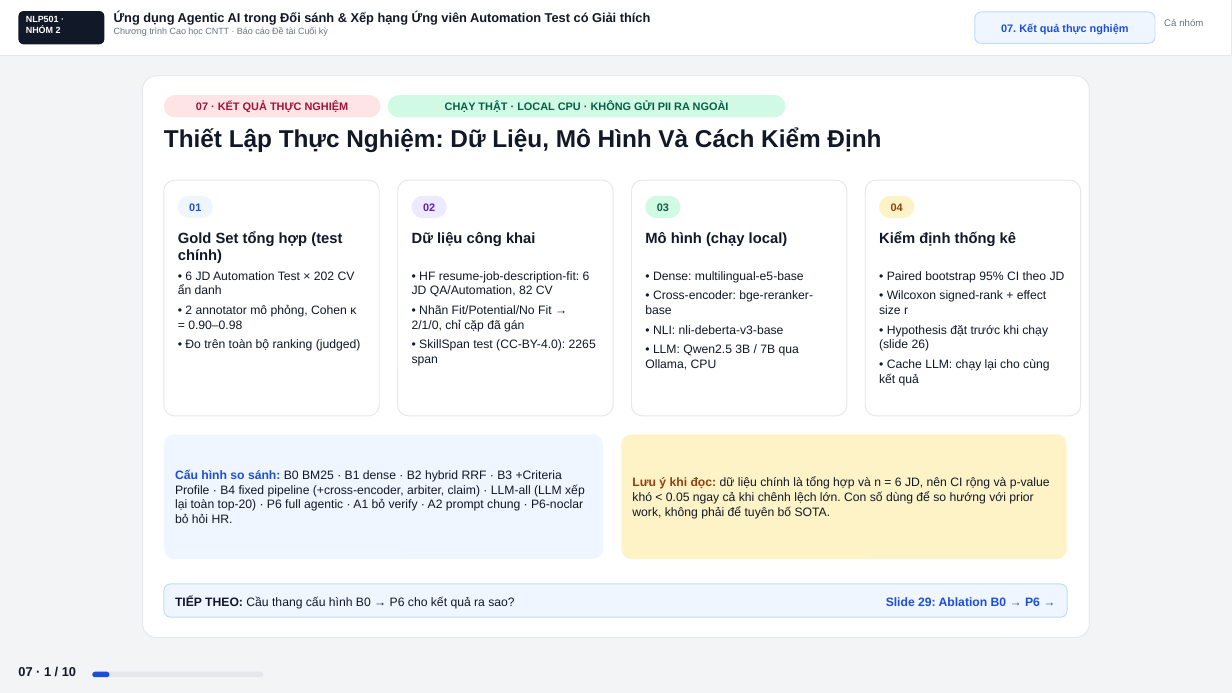
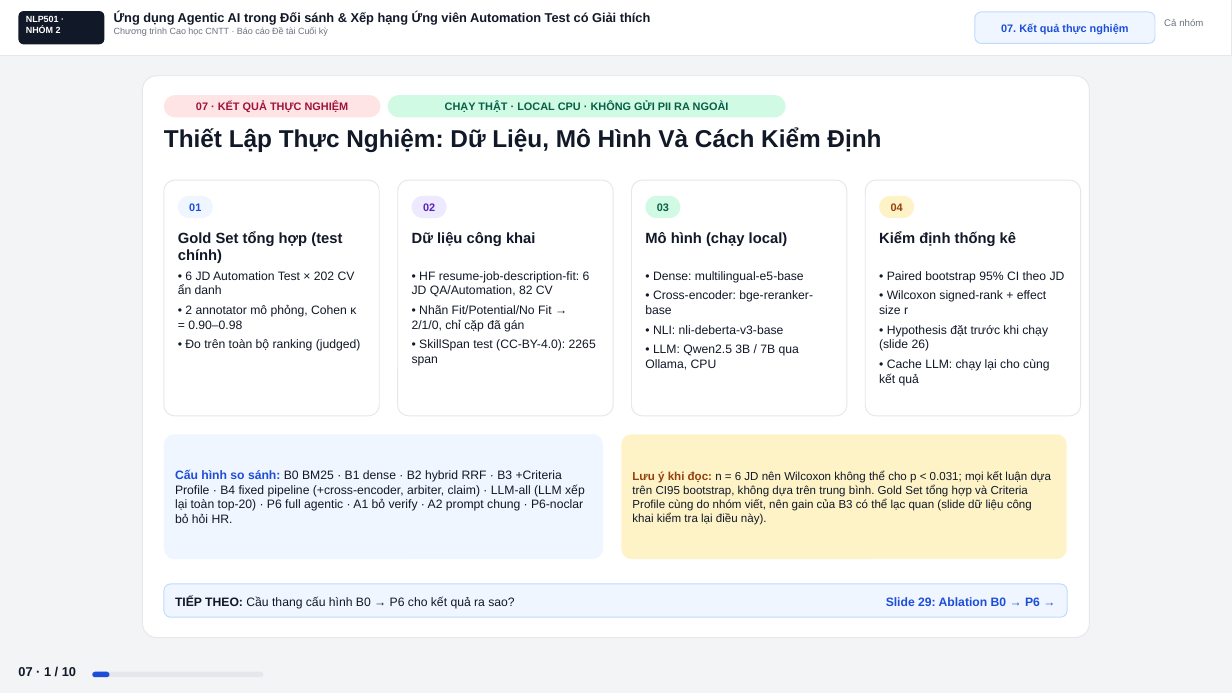
Before and after one commit to ZgsNat/NLP501.22_GROUP_2, a slide deck: slide 28 of Slide_Group2_NLP501-3.pptx. Drawn at 1232x693 pixels with LibreOffice and Linux fonts; fonts in the diff are those of the drawing. Boxes give left, top, right and bottom in pixels: in the first picture for what was removed or moved away, otherwise in the second. Text is boxed around its words. In the diff, an @@ line names an element or a change of style, - is before the commit and + after.

Commit message:
fix: decide hypotheses by bootstrap CI and report validity threats
- H0-H7 are accepted only when the whole 95% CI supports them; non-inferiority (H3, H7) needs the CI lower bound >= -epsilon, and at least 5 paired JDs
- H7 also bounds the unsupported-claim increase and rejects an unmeasured planner fallback rate
- New `rescore` command re-tests finished runs from results.csv, keeping the first summary as a backup; H3 (Gold Set) and H7 (7B, 28/10) flip to rejected
- Wilcoxon reports its p floor (0.031 for 6 JDs)
- Fine-tuning supports several seeds (CLI --seeds, notebook SEEDS) with mean and sd of the gain
- Slides and README state the decision rule, the Gold Set / Criteria Profile circularity, n = 6 and the single fine-tune seed

```diff
--- a/Slide_Group2_NLP501-3.pptx
+++ b/Slide_Group2_NLP501-3.pptx
@@ text at (632,471,1052,525): text changed; size 9.5 to 9 pt @@
-Lưu ý khi đọc: dữ liệu chính là tổng hợp và n = 6 JD, nên CI rộng và p-value khó < 0.05 ngay cả khi chênh lệch lớn. Con số dùng để so hướng với prior work, không phải để tuyên bố SOTA.
+Lưu ý khi đọc: n = 6 JD nên Wilcoxon không thể cho p < 0.031; mọi kết luận dựa trên CI95 bootstrap, không dựa trên trung bình. Gold Set tổng hợp và Criteria Profile cùng do nhóm viết, nên gain của B3 có thể lạc quan (slide dữ liệu công khai kiểm tra lại điều này).
```
Also in this commit, not shown: 6 other slides changed, 10 other files.
